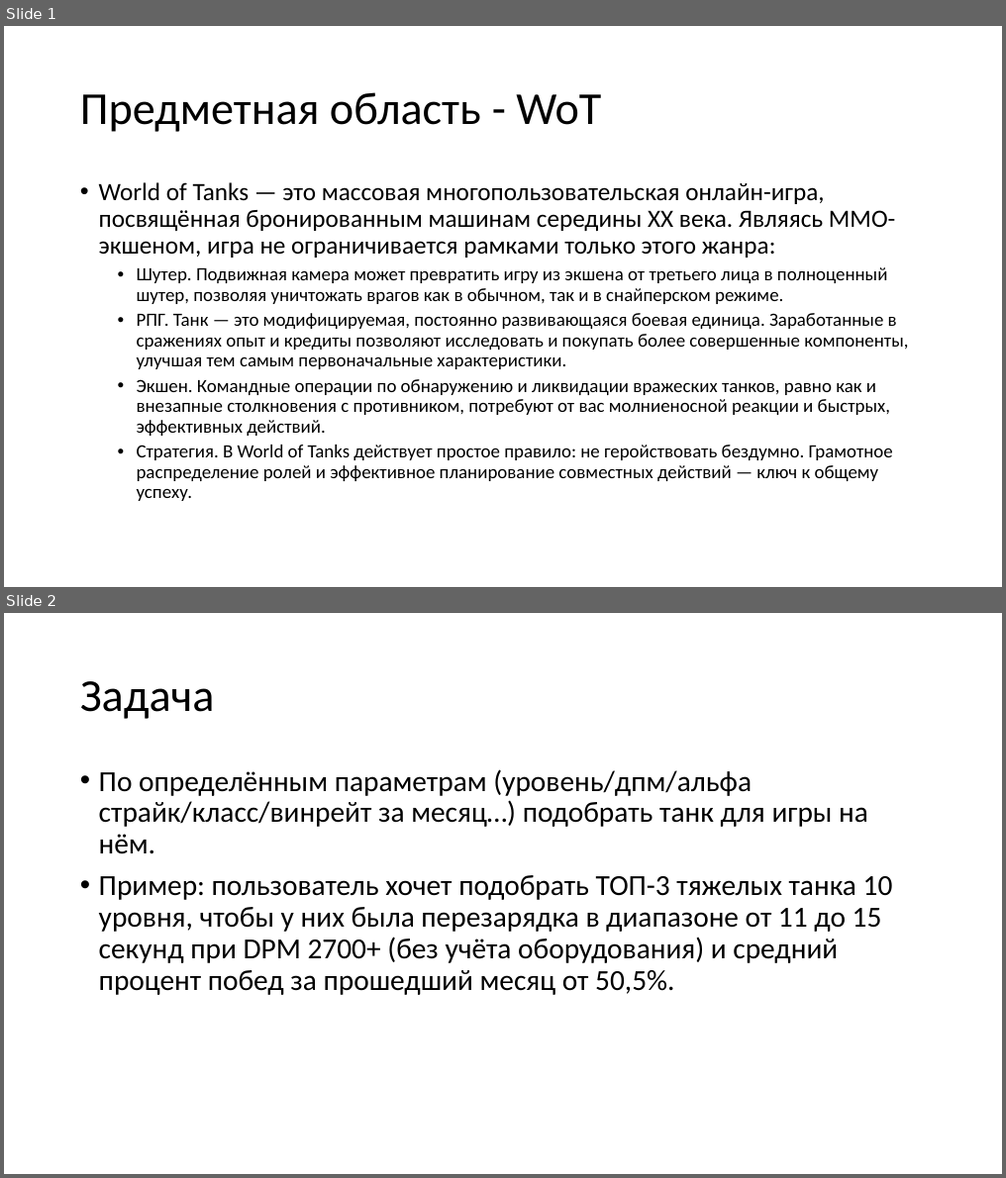
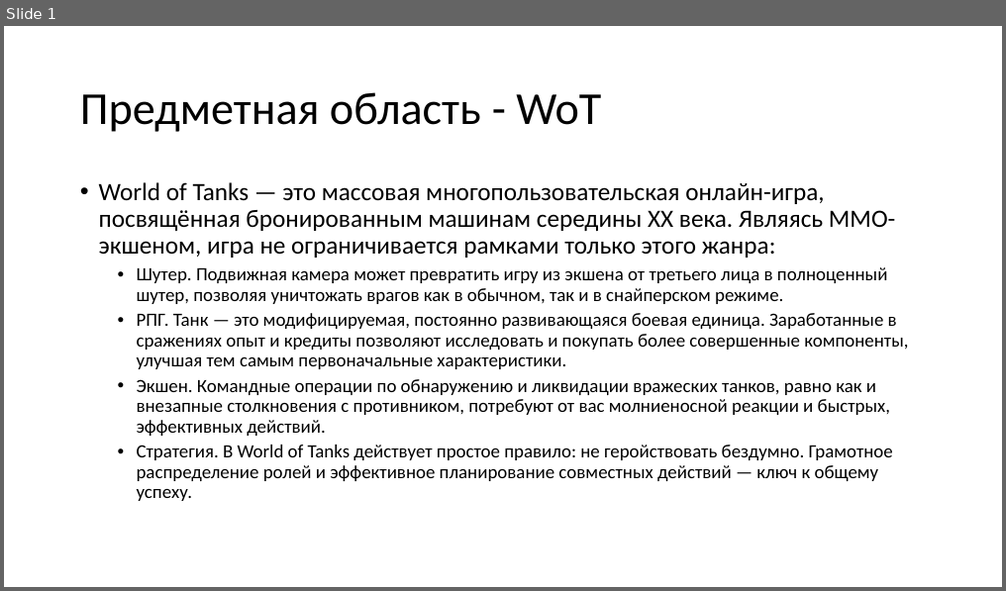
Before and after one commit to Ko4eBHuK/Ontologies-and-Representation-of-Knowledge, a slide deck: presentation.pptx. Shown one above the other, each under a label of ours: slides 1 and 2 before the commit, slide 1 after it. The pictures are 1006x1178 and 1006x591 pixels, drawn with LibreOffice and Linux fonts; fonts in the diff are those of the drawing. Boxes give left, top, right and bottom in pixels: in the first picture for what was removed or moved away, otherwise in the second. Text is boxed around its words. In the diff, an @@ line names an element or a change of style, - is before the commit and + after.

```diff
--- a/presentation.pptx
+++ b/presentation.pptx
@@ slide 2 removed at bbox=[4, 613, 1002, 1174], background #FFFFFF @@
@@ title removed at bbox=[80, 681, 215, 719] @@
-Задача
@@ text removed at bbox=[99, 769, 893, 995] @@
-• По определённым параметрам (уровень/дпм/альфа страйк/класс/винрейт за месяц…) подобрать танк для игры на нём.
-• Пример: пользователь хочет подобрать ТОП-3 тяжелых танка 10 уровня, чтобы у них была перезарядка в диапазоне от 11 до 15 секунд при DPM 2700+ (без учёта оборудования) и средний процент побед за прошедший месяц от 50,5%.
```
Also in this commit, not shown: 1 slide changed, 4 slides added, 1 other slide removed, 2 other files.
